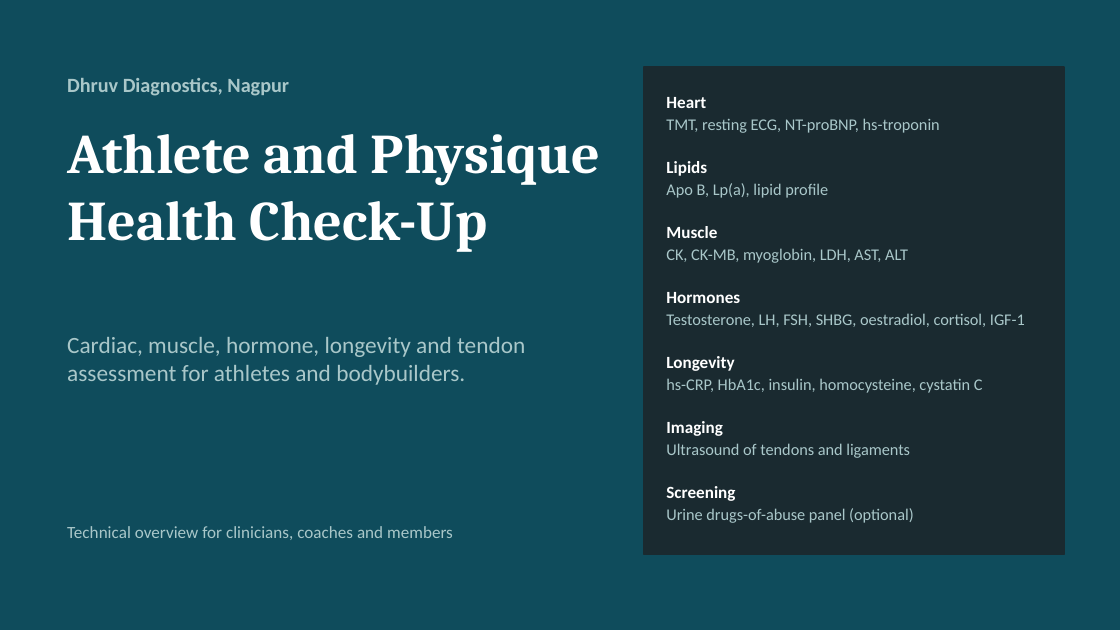
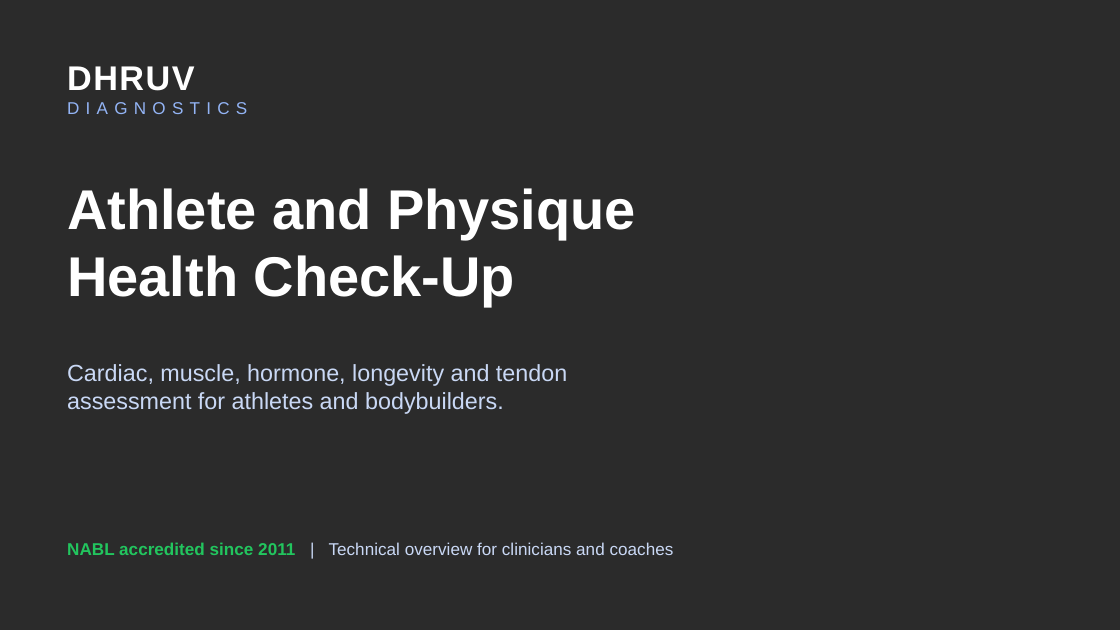
Before and after one commit to Ani6/BlisteringBlockchain, a slide deck: slide 1 of dhruv-athlete-healthcheck/Dhruv_Athlete_Physique_HealthCheck_Deck.pptx. Drawn at 1120x630 pixels with LibreOffice and Linux fonts; fonts in the diff are those of the drawing; background and template pictures are left out; a plain dark background stands for a picture behind light text. Boxes give left, top, right and bottom in pixels: in the first picture for what was removed or moved away, otherwise in the second. Text is boxed around its words. In the diff, an @@ line names an element or a change of style, - is before the commit and + after.

```diff
--- a/dhruv-athlete-healthcheck/Dhruv_Athlete_Physique_HealthCheck_Deck.pptx
+++ b/dhruv-athlete-healthcheck/Dhruv_Athlete_Physique_HealthCheck_Deck.pptx
@@ background #0F4C5C to picture (left out) @@
@@ text "DHRUV" at box(67, 66, 247, 114): vertical alignment middle to top @@
@@ text at box(67, 66, 247, 114): text changed; size 13 to 11 pt; font Calibri to Arial; text colour #A9C7C9 to #93B4F5; bold off @@
-Dhruv Diagnostics, Nagpur
+DHRUV
+DIAGNOSTICS
@@ rectangle removed at box(644, 67, 1064, 554) @@
@@ text removed at box(666, 97, 706, 108) @@
-Heart
@@ text removed at box(666, 118, 940, 133) @@
-TMT, resting ECG, NT-proBNP, hs-troponin
@@ text "Athlete and Physique Health Check-Up": place and size @@
-text "Athlete and Physique Health Check-Up" at box(67, 134, 601, 252)
+text "Athlete and Physique Health Check-Up" at box(67, 188, 636, 306)
@@ text "Athlete and Physique Health Check-Up" at box(67, 188, 636, 306): font Cambria to Arial @@
@@ text removed at box(666, 161, 707, 176) @@
-Lipids
@@ text removed at box(666, 183, 828, 198) @@
-Apo B, Lp(a), lipid profile
@@ text removed at box(666, 226, 717, 238) @@
-Muscle
@@ text removed at box(666, 248, 908, 263) @@
-CK, CK-MB, myoglobin, LDH, AST, ALT
@@ text removed at box(666, 292, 740, 303) @@
-Hormones
@@ text removed at box(666, 313, 1025, 327) @@
-Testosterone, LH, FSH, SHBG, oestradiol, cortisol, IGF-1
@@ text "Cardiac, muscle, hormone, longevity and ...": place and size @@
-text "Cardiac, muscle, hormone, longevity and ..." at box(67, 337, 525, 385)
+text "Cardiac, muscle, hormone, longevity and ..." at box(67, 364, 567, 414)
@@ text "Cardiac, muscle, hormone, longevity and ..." at box(67, 364, 567, 414): font Calibri to Arial, text colour #A9C7C9 to #C9D8F5 @@
@@ text removed at box(666, 356, 734, 371) @@
-Longevity
@@ text removed at box(666, 378, 983, 393) @@
-hs-CRP, HbA1c, insulin, homocysteine, cystatin C
@@ text removed at box(666, 421, 723, 436) @@
-Imaging
@@ text removed at box(666, 443, 910, 458) @@
-Ultrasound of tendons and ligaments
@@ text removed at box(666, 486, 735, 501) @@
-Screening
@@ text removed at box(666, 508, 913, 523) @@
-Urine drugs-of-abuse panel (optional)
@@ text at box(67, 542, 674, 555): text changed; font Calibri to Arial; text colour #A9C7C9 to #C9D8F5 @@
-Technical overview for clinicians, coaches and members
+NABL accredited since 2011 | Technical overview for clinicians and coaches
```
Also in this commit, not shown: 14 other slides changed, 1 slide added, 1 slide removed, 18 other files.
